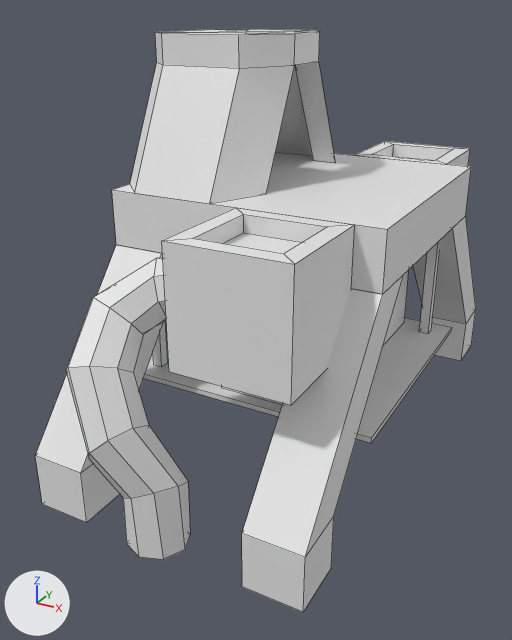
One commit to the FBX model Assets/resources/meshes/ore_sorting_station.fbx: the scene before it, then after it.
Camera for both pictures: a 50 mm lens placed at (0.62, -2.4, 1.58), pointed at (-0.6, -0.19, 0.47). Arrows for +X, +Y and +Z are at lower left; the lights stay in place. Mesh edges are drawn as thin lines. Where no turn or scale is listed for an object, it has been applied to the vertices.

Names of what the first picture shows: 'boxes', 'hood', 'hoppers', 'legs', 'rubes', 'shelf', 'shelf_supports', 'surface', 'void'.
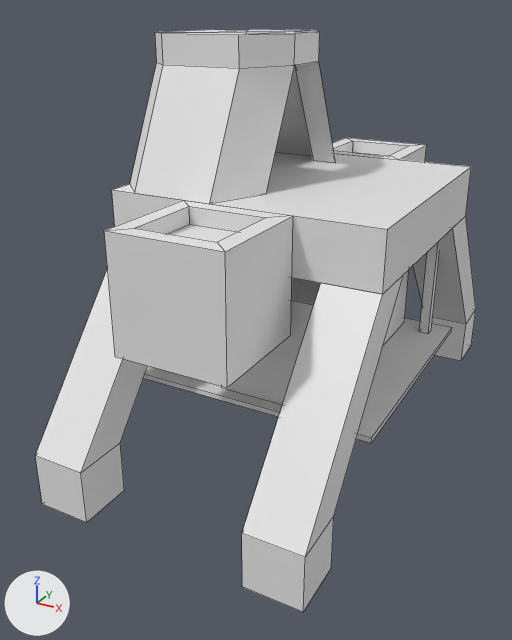
Edits to the bpy script that builds the scene:
```text
Change ob_hoppers:
    ob_hoppers.location: (-0.3, -0.7, 0.6) -> (-0.5, -0.7, 0.6)
Remove ob_rubes:
    ob_rubes = bpy.data.objects.new('rubes', me_cylinder)
    ob_rubes.location = (-0.5, 0.7, 0.8)
Change ob_void:
    ob_void.location: (-0.5, 0.7, 0.8) -> (-0.7, 0.7, 0.8)
```

Boxes [x1, y1, x2, y2] around the edits, measured in the pictures (512 x 640 px):
'hoppers', moved: before [162, 141, 470, 405]; after [104, 138, 426, 388]
'rubes', deleted: before [66, 258, 190, 559]
'void', moved: before [224, 233, 302, 254]; after [168, 224, 237, 242]
'boxes', unchanged, uncovered by the edit: [222, 270, 409, 404] in both
